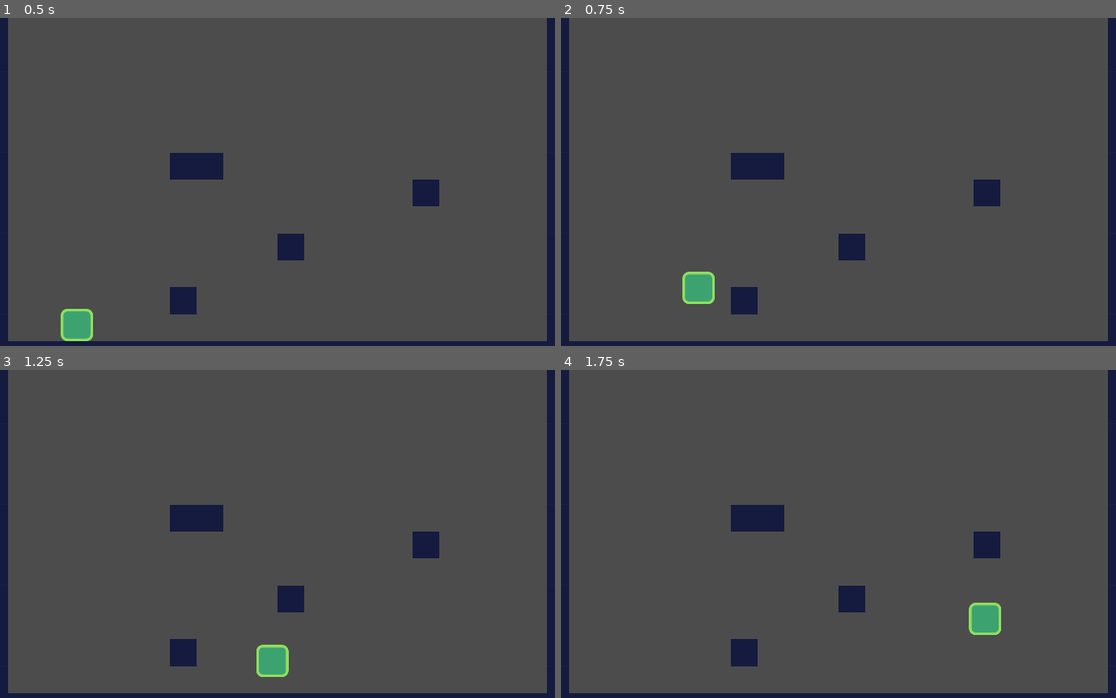
Above: before the commit, frames 1-4 (two rows, left to right).
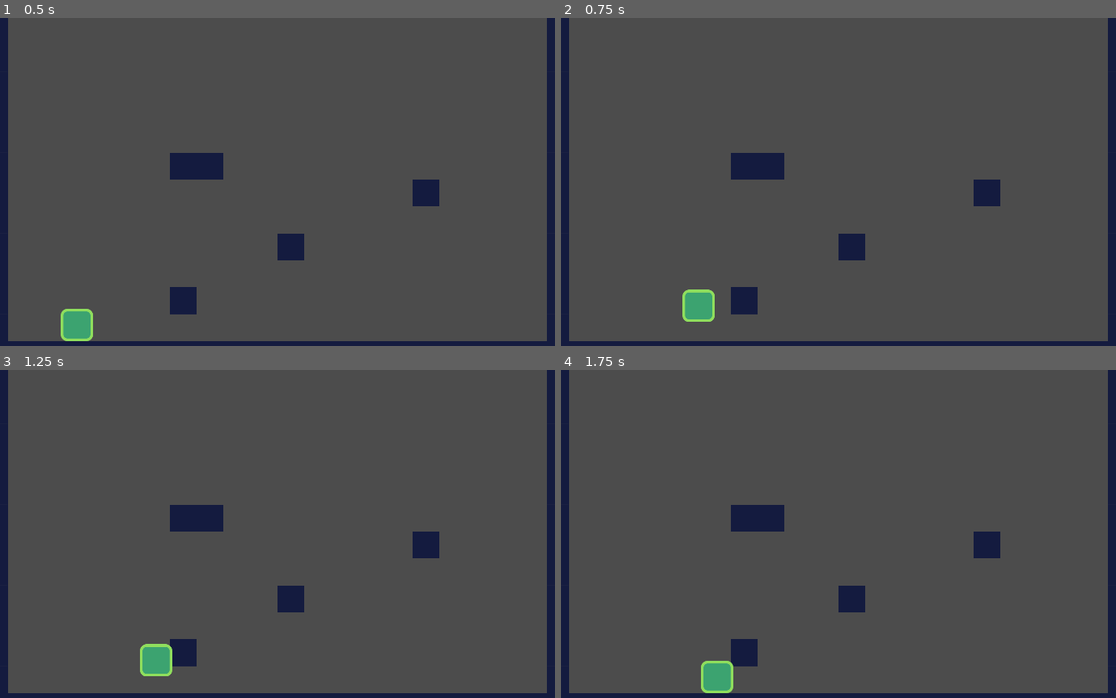
Above: after the commit, the same moments.

Repository: leosolid/plat
Game: Godot game, scene res://src/Levels/LevelTemplate.tscn
Two runs of this game, one before a commit and one after it. Both use one fixed random seed, a clock stepped at 60 frames per second and the inputs below. The project has no main scene, so this scene is started directly.
Inputs:
- Up to frame 1 (0.5 s): no input
- Up to frame 2 (0.75 s): hold Right (move_right) from 0.53 s (still down); tap Space (jump) at 0.6 s
- Up to frame 3 (1.25 s): keep holding Right (move_right); tap Space (jump) at 0.77, 1.07 s
- Up to frame 4 (1.75 s): keep holding Right (move_right); tap Space (jump) at 1.35, 1.52 s

Frame 1 is identical in both runs. In frame 2, 0.7% of the frame differs, in the area x 21-28%, y 77-93%; in frame 3, 1.1%; in frame 4, 1.1%, in the area x 25-80%, y 70-99%.

Commit message:
feat: hold to jump higher

Diff:
--- a/src/Actors/Player.gd
+++ b/src/Actors/Player.gd
@@ -2,8 +2,9 @@
 
 
 func _physics_process(delta: float) -> void:
+	var is_jump_interrupted := Input.is_action_just_released("jump") and velocity.y < 0.0
 	var direction := get_direction()
-	velocity = calc_move_velocity(velocity, direction, speed)
+	velocity = calc_move_velocity(velocity, direction, speed, is_jump_interrupted)
 	velocity = move_and_slide(velocity, FLOOR_NORMAL)
 
 
@@ -14,10 +15,12 @@
 	)
 
 
-func calc_move_velocity(linear_velocity: Vector2, direction: Vector2, speed: Vector2) -> Vector2:
+func calc_move_velocity(linear_velocity: Vector2, direction: Vector2, speed: Vector2, is_jump_interrupted: bool) -> Vector2:
 	var new_velocity = linear_velocity
 	new_velocity.x = speed.x * direction.x
 	new_velocity.y += gravity * get_physics_process_delta_time()
 	if direction.y == -1.0:
 		new_velocity.y = speed.y * direction.y
+	if is_jump_interrupted:
+		new_velocity.y = 0.0
 	return new_velocity
